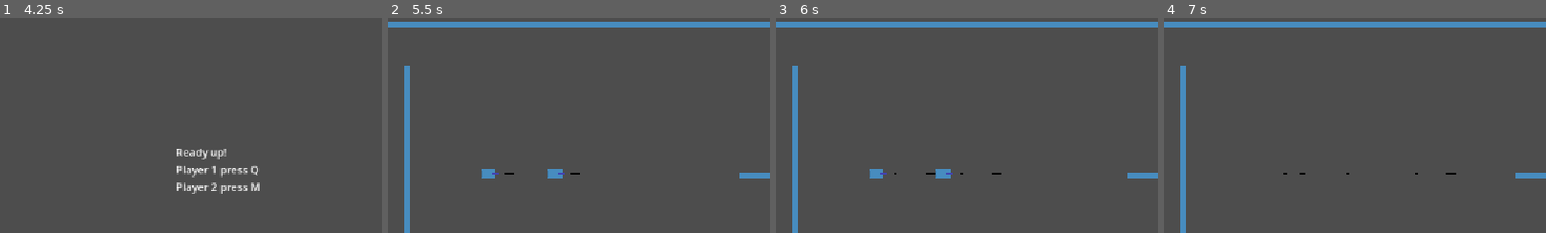
Above: before the commit, frames 1-4 (left to right).
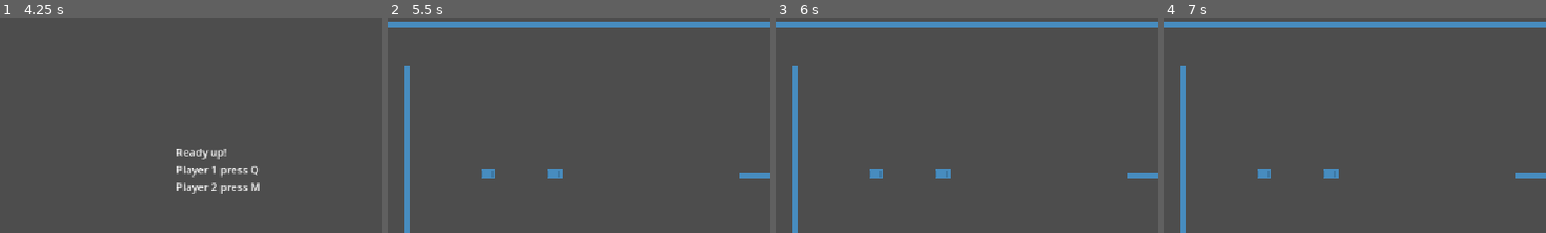
Above: after the commit, the same moments.

Repository: JoeyGiordano/TankTrouble2
Game: Godot game, scene res://game_container/game_container.tscn
Two runs of this game, one before a commit and one after it. Both use one fixed random seed, a clock stepped at 60 frames per second and the inputs below. The engine's default icon, where the game draws it, is replaced by a stand-in: a white triangle on a blue panel in a dark square.
Inputs:
- Up to frame 1 (4.25 s): click "[CutSceneOver]" at 0.5 s; click "Play" at 1.25 s; tap Q (tank1_shoot) at 2, 2.75, 3.5 s; hold 9 2.03-2.78 s; tap 4 at 2.3, 2.85, 3.8 s; tap 9 at 3.05 s; hold Q (tank1_shoot) from 3.53 s (still down)
- Up to frame 2 (5.5 s): release Q (tank1_shoot) at 4.28 s; tap M (tank2_shoot) at 4.35 s; tap 9 at 4.55 s; tap Enter at 5 s; hold 9 from 5.03 s (still down); tap 4 at 5.3 s
- Up to frame 3 (6 s): tap 0 (DEBUG_SKIP) at 5.65 s; tap Space at 5.75 s; release 9 at 5.78 s; tap 4 at 5.85 s
- Up to frame 4 (7 s): tap 9 at 6.05 s; tap ' (DEBUG_COMMAND, bound only after the commit) at 6.4 s; hold 9 from 6.53 s (still down); tap 4 at 6.8 s
The pictures show only the part of the screen within x 9-59%, y 0-50%; the shares and areas given below are measured in that part.

Frame 1 is identical in both runs. In frame 2, 0.1% of the frame differs, in the area x 27-51%, y 71-75%; in frame 3, 0.1%; in frame 4, 0.4%, in the area x 24-77%, y 70-75%.

Commit message:
Redid Everything
Got gun collision shape sprite stuff all re structured into TankLoadout
Trying to shake a corruption rn

Diff:
--- a/game/bullets/default_bullet/default_bullet.gd
+++ b/game/bullets/default_bullet/default_bullet.gd
@@ -18,7 +18,6 @@
 		queue_free()
 
 func on_body_entered(body : Node) : #contact_monitor must be set to true and max_contacts_reported must be >0
-	print(body.name)
 	if body is TankRigidbody :
 		assert(body is TankRigidbody)
 		body.tank.die()
--- a/game/gun/default_gun/default_gun.tscn
+++ /dev/null
@@ -1,18 +0,0 @@
-[gd_scene load_steps=3 format=3 uid="uid://cj5vegfgtuubx"]
-
-[ext_resource type="Script" uid="uid://cgubog5r5kaxx" path="res://game/gun/default_gun/default_gun.gd" id="1_eti07"]
-[ext_resource type="Texture2D" uid="uid://dxe5rsvu84bgc" path="res://icon.svg" id="2_y57g7"]
-
-[node name="DefaultGun" type="Node2D"]
-script = ExtResource("1_eti07")
-
-[node name="BarrelSprite" type="Sprite2D" parent="."]
-modulate = Color(0.942703, 0.481239, 0.933172, 1)
-position = Vector2(10.875, -4.47035e-08)
-scale = Vector2(10.25, 4)
-texture = ExtResource("2_y57g7")
-region_enabled = true
-region_rect = Rect2(63, 68, 1, 1)
-
-[node name="Guntip" type="Node2D" parent="."]
-position = Vector2(19, 0)
--- a/game/gun/do_nothing_gun.tscn
+++ /dev/null
@@ -1,6 +0,0 @@
-[gd_scene load_steps=2 format=3 uid="uid://cxfgg320kh365"]
-
-[ext_resource type="Script" uid="uid://bw3jcydc42psk" path="res://game/gun/gun.gd" id="1_m063o"]
-
-[node name="DoNothingGun" type="Node2D"]
-script = ExtResource("1_m063o")
--- a/game/gun/gun.gd
+++ /dev/null
@@ -1,20 +0,0 @@
-extends Node2D
-class_name Gun
-
-
-func shoot() :
-	#should be overridden by child class
-	#print("shot fired")
-	pass
-
-func forward() -> Vector2 :
-	return transform.x
-
-func backward() -> Vector2 :
-	return -transform.x
-
-func left() -> Vector2 :
-	return -transform.y
-
-func right() -> Vector2 :
-	return transform.y
--- a/game/tank/gun_holder.gd
+++ /dev/null
@@ -1,30 +0,0 @@
-extends Node2D
-class_name GunHolder
-
-@onready var tank : Tank = get_parent().get_parent()
-
-@onready var do_nothing_gun : PackedScene = preload("res://game/gun/do_nothing_gun.tscn")
-@onready var default_gun : PackedScene = preload("res://game/gun/default_gun/default_gun.tscn")
-
-@onready var gun_dict = {
-	"do_nothing" : do_nothing_gun,
-	"default" : default_gun
-}
-
-func switch_to_gun(gun_scene_name : String) :
-	#switch to a scene with the name scene_name
-	var gun_scene : PackedScene = get_gun_scene(gun_scene_name)
-	get_current_gun().queue_free()
-	var g : Gun = gun_scene.instantiate()
-	add_child(g)
-	tank.collision_polygon.set_polygon_by_gun_name(gun_scene_name)
-
-func get_gun_scene(gun_scene_name : String) -> PackedScene:
-	#return the PackedScene with the name scene_name, or return a random stage
-	if !gun_dict.has(gun_scene_name) :
-		print("Scene " + gun_scene_name + " is not in scene dict.")
-		return do_nothing_gun
-	return gun_dict[gun_scene_name]
-
-func get_current_gun() -> Gun :
-	return get_child(0)
--- a/game/gun/default_gun/default_gun.gd
+++ b/game/tank/loadouts/default/default_tankloadout.gd
@@ -1,19 +1,16 @@
-extends Gun
-class_name DefaultGun
+extends TankLoadout
+class_name DefaultTankLoadout
 
-@onready var guntip : Node2D = $Guntip
+@onready var guntip = $Guntip
 
 var max_bullets : int = 5
 var bullets : Array[DefaultBullet] = []
-
-func _process(delta):
-	if Input.is_key_pressed(KEY_4) : shoot()
 
 func shoot() :
 	update_bullets()
 	if bullets.size() == max_bullets : return
 
-	var b = DefaultBullet.instantiate(guntip.global_position, 100, forward(), 7)
+	var b = DefaultBullet.instantiate(guntip.global_position, 100, tank_rigidbody.forward(), 7)
 	bullets.append(b)
 	#play shoot sound and anim
 
--- /dev/null
+++ b/game/tank/loadouts/default/default_tankloadout.tscn
@@ -0,0 +1,32 @@
+[gd_scene load_steps=3 format=3 uid="uid://bc3gcesms2j6x"]
+
+[ext_resource type="Script" uid="uid://bv2tmy5whtrkg" path="res://game/tank/loadouts/default/default_tankloadout.gd" id="1_f1pdn"]
+[ext_resource type="Texture2D" uid="uid://dxe5rsvu84bgc" path="res://icon.svg" id="1_oitnw"]
+
+[node name="DefaultTankloadout" type="CollisionPolygon2D"]
+polygon = PackedVector2Array(-11, -7, 11, -7, 11, -2, 15, -2, 15, 1, 11, 1, 11, 7, -11, 7)
+script = ExtResource("1_f1pdn")
+
+[node name="BodySprite" type="Sprite2D" parent="."]
+scale = Vector2(22, 14)
+texture = ExtResource("1_oitnw")
+region_enabled = true
+region_rect = Rect2(63, 68, 1, 1)
+
+[node name="BackSprite" type="Sprite2D" parent="."]
+modulate = Color(0.858218, 0.858218, 0.858218, 1)
+position = Vector2(-9.25, 0.25)
+scale = Vector2(2.5, 9.5)
+texture = ExtResource("1_oitnw")
+region_enabled = true
+region_rect = Rect2(63, 68, 1, 1)
+
+[node name="BackSprite2" type="Sprite2D" parent="."]
+modulate = Color(0.858218, 0.858218, 0.858218, 1)
+position = Vector2(6, 0)
+scale = Vector2(2.5, 9.5)
+texture = ExtResource("1_oitnw")
+region_enabled = true
+region_rect = Rect2(63, 68, 1, 1)
+
+[node name="Guntip" type="Node2D" parent="."]
--- /dev/null
+++ b/game/tank/loadouts/empty/empty_tankloadout.tscn
@@ -0,0 +1,22 @@
+[gd_scene load_steps=3 format=3 uid="uid://mm0rgh4l6ngd"]
+
+[ext_resource type="Texture2D" uid="uid://dxe5rsvu84bgc" path="res://icon.svg" id="1_3nvgk"]
+[ext_resource type="Script" uid="uid://df533ltfno6qp" path="res://game/tank/loadouts/tank_loadout.gd" id="1_etu3h"]
+
+[node name="EmptyTankloadout" type="CollisionPolygon2D"]
+polygon = PackedVector2Array(-11, -7, 11, -7, 11, 7, -11, 7)
+script = ExtResource("1_etu3h")
+
+[node name="BodySprite" type="Sprite2D" parent="."]
+scale = Vector2(22, 14)
+texture = ExtResource("1_3nvgk")
+region_enabled = true
+region_rect = Rect2(63, 68, 1, 1)
+
+[node name="BackSprite" type="Sprite2D" parent="."]
+modulate = Color(0.858218, 0.858218, 0.858218, 1)
+position = Vector2(-9.25, 0.25)
+scale = Vector2(2.5, 9.5)
+texture = ExtResource("1_3nvgk")
+region_enabled = true
+region_rect = Rect2(63, 68, 1, 1)
--- /dev/null
+++ b/game/tank/loadouts/tank_loadout.gd
@@ -0,0 +1,35 @@
+extends CollisionPolygon2D #getting an error like "Script Inherits from native type..."? Make sure your tank loadout is of type CollisionPolygon2D
+class_name TankLoadout
+
+static var empty : PackedScene = preload("res://game/tank/loadouts/empty/empty_tankloadout.tscn")
+static var default : PackedScene = preload("res://game/tank/loadouts/default/default_tankloadout.tscn")
+
+enum Type {
+	EMPTY,
+	DEFAULT
+}
+
+@onready var tank_rigidbody : TankRigidbody = get_parent()
+
+func shoot() :
+	#should be overridden by child class
+	#print("shot fired")
+	pass
+
+func end_shoot() :
+	#can be overridden by child class
+	#print("shoot button lifted")
+	pass
+
+static func instantiate(parent : RigidBody2D, type : Type) -> TankLoadout :
+	#should be overriden by child class
+	var tl : TankLoadout
+	match type :
+		Type.EMPTY :
+			tl = empty.instantiate()
+		Type.DEFAULT :
+			tl = default.instantiate()
+		_ :
+			tl = default.instantiate()
+	parent.add_child(tl)
+	return tl
--- a/game/tank/rigidbody/tank_rigidbody.gd
+++ b/game/tank/rigidbody/tank_rigidbody.gd
@@ -26,6 +26,24 @@
 	else :
 		angular_velocity = 0
 
+## Loadout Management
+
+func get_loadout() -> TankLoadout :
+	return get_child(0)
+
+func replace_loadout(type : TankLoadout.Type) :
+	#using call_deferred ensures that _replace_loadout is not called during a physics frame, loadouts are collsion objects and switching a rigidbody's collision object mid physics update can be bad
+	print("hehrsssxxxx")
+	call_deferred("_replace_loadout", type)
+
+func _replace_loadout(type : TankLoadout.Type) :
+	print("hehrsss")
+	#destroy the old tank loadout
+	get_child(0).queue_free()
+	remove_child(get_child(0))
+	#create a new tank loadout as a child of this node
+	TankLoadout.instantiate(self, type)
+
 ## Resource
 
 func teleport_to(new_global_position : Vector2) :
--- a/game/tank/tank.gd
+++ b/game/tank/tank.gd
@@ -5,8 +5,6 @@
 
 var stats #TODO
 @onready var tank_rigidbody : TankRigidbody = $TankRigidbody
-@onready var gun_holder : GunHolder = $TankRigidbody/GunHolder
-@onready var collision_polygon : TankCollisionPolygon = $TankRigidbody/TankCollisionPolygon
 static var tank_scene : PackedScene = preload("res://game/tank/tank.tscn")
 
 var collision_mask : int
@@ -19,20 +17,34 @@
 	collision_mask = tank_rigidbody.collision_mask #save the normal collision mask for later
 
 func _process(delta):
+	DEBUG_PROCESS()
 	get_movement_input()
+	#shoot logic
+	if Input.is_action_just_pressed(get_input_tag("_shoot")) :
+		shoot()
+	if Input.is_action_just_released(get_input_tag("_shoot")) :
+		end_shoot() #for loadouts where the release of the shoot hey also has an effect
 
 func _physics_process(delta):
 	if !input_locked :
 		tank_rigidbody.move_and_rotate()
-		#play movement anim, depending on what it is, it could go in its own node
-		if Input.is_action_just_pressed(get_input_tag("_shoot")) :
-			gun_holder.get_current_gun().shoot()
+
+func DEBUG_PROCESS() :
+	#place to put debug controls
+	if Input.is_action_just_pressed("DEBUG_COMMAND") : #for this if, you have to press 9 before debug command
+		if Input.is_key_pressed(KEY_9) :
+			change_loadout(TankLoadout.Type.EMPTY)
+		if Input.is_key_pressed(KEY_0) :
+			change_loadout(TankLoadout.Type.DEFAULT)
+
+
+## Misc Methods
 
 func begin_round(position : Vector2) :
 	#called at the beginning of every round
 	#all of the relevant bools should get set here
 	dead = false
-	gun_holder.switch_to_gun("default")
+	change_loadout(TankLoadout.Type.DEFAULT)
 	add_to_game(position)
 	unlock()
 
@@ -49,7 +61,16 @@
 	dead = true
 	GameManager.GM.tank_died()
 
-#INPUT
+func shoot() :
+	tank_rigidbody.get_loadout().shoot()
+
+func end_shoot() :
+	tank_rigidbody.get_loadout().end_shoot()
+
+func change_loadout(type : TankLoadout.Type) :
+	tank_rigidbody.replace_loadout(type)
+
+##INPUT
 
 func get_movement_input() :
 	move_input.x = Input.get_axis(get_input_tag("_left"), get_input_tag("_right"))
@@ -69,7 +90,7 @@
 func get_input_tag(action : String = "") -> String :
 	return "tank" + str(id) + action
 
-#MISC RESOURCE
+##MISC RESOURCE
 
 func lock() :
 	#disallows player/npc script from controlling tank, should be used for scene transitions etc
--- a/game/tank/tank.tscn
+++ b/game/tank/tank.tscn
@@ -1,11 +1,8 @@
-[gd_scene load_steps=8 format=3 uid="uid://ddq1u3wwk2bwj"]
+[gd_scene load_steps=5 format=3 uid="uid://ddq1u3wwk2bwj"]
 
 [ext_resource type="Script" uid="uid://b2q2mhktsf8jw" path="res://game/tank/tank.gd" id="1_77ink"]
-[ext_resource type="Texture2D" uid="uid://dxe5rsvu84bgc" path="res://icon.svg" id="2_1ealj"]
 [ext_resource type="Script" uid="uid://bxduchl0yk352" path="res://game/tank/rigidbody/tank_rigidbody.gd" id="2_2mifv"]
-[ext_resource type="Script" uid="uid://cvhwo47qx3ekq" path="res://game/tank/tank_collision_polygon.gd" id="3_fa0tr"]
-[ext_resource type="Script" uid="uid://bpfhkfvwrtgli" path="res://game/tank/gun_holder.gd" id="4_tldmv"]
-[ext_resource type="PackedScene" uid="uid://cj5vegfgtuubx" path="res://game/gun/default_gun/default_gun.tscn" id="5_tldmv"]
+[ext_resource type="PackedScene" uid="uid://bc3gcesms2j6x" path="res://game/tank/loadouts/default/default_tankloadout.tscn" id="3_ilbjp"]
 
 [sub_resource type="PhysicsMaterial" id="PhysicsMaterial_p4mbc"]
 friction = 0.5
@@ -19,35 +16,4 @@
 gravity_scale = 0.0
 script = ExtResource("2_2mifv")
 
-[node name="TankCollisionPolygon" type="CollisionPolygon2D" parent="TankRigidbody"]
-polygon = PackedVector2Array(11, -7, 11, 7, -11, 7, -11, -7)
-script = ExtResource("3_fa0tr")
-
-[node name="rect" type="Polygon2D" parent="TankRigidbody/TankCollisionPolygon"]
-color = Color(1, 1, 1, 0)
-polygon = PackedVector2Array(11, -7, 11, 7, -11, 7, -11, -7)
-
-[node name="default" type="Polygon2D" parent="TankRigidbody/TankCollisionPolygon"]
-color = Color(1, 1, 1, 0)
-polygon = PackedVector2Array(11, -7, 11, -2, 16, -2, 16, 2, 11, 2, 11, 7, -11, 7, -11, -7)
-
-[node name="Visuals" type="Node2D" parent="TankRigidbody"]
-
-[node name="BodySprite" type="Sprite2D" parent="TankRigidbody/Visuals"]
-scale = Vector2(22, 14)
-texture = ExtResource("2_1ealj")
-region_enabled = true
-region_rect = Rect2(63, 68, 1, 1)
-
-[node name="BackIcon" type="Sprite2D" parent="TankRigidbody/Visuals"]
-modulate = Color(0.858218, 0.858218, 0.858218, 1)
-position = Vector2(-9.25, 0.25)
-scale = Vector2(2.5, 9.5)
-texture = ExtResource("2_1ealj")
-region_enabled = true
-region_rect = Rect2(63, 68, 1, 1)
-
-[node name="GunHolder" type="Node2D" parent="TankRigidbody"]
-script = ExtResource("4_tldmv")
-
-[node name="DefaultGun" parent="TankRigidbody/GunHolder" instance=ExtResource("5_tldmv")]
+[node name="DefaultTankloadout" parent="TankRigidbody" instance=ExtResource("3_ilbjp")]
--- a/game/tank/tank_collision_polygon.gd
+++ /dev/null
@@ -1,18 +0,0 @@
-extends CollisionPolygon2D
-class_name TankCollisionPolygon
-
-func set_polygon_by_gun_name(gun_name : String) :
-	match gun_name :
-		"do_nothing" : set_polygon_("rect")
-		"default" : set_polygon_("default")
-		_ :
-			print("unrecognized gun name")
-			set_polygon_("rect")
-
-func set_polygon_(polygon_name : String) :
-	var p : Polygon2D
-	for i in get_child_count():
-		if get_child(i).name == polygon_name :
-			polygon = get_child(i).polygon
-			return
-	print("unrecognized polygon name")
--- a/project.godot
+++ b/project.godot
@@ -62,9 +62,9 @@
 "events": [Object(InputEventKey,"resource_local_to_scene":false,"resource_name":"","device":-1,"window_id":0,"alt_press …(195 unchanged characters)…
 ]
 }
-DEBUG_SKIP={
+DEBUG_COMMAND={
 "deadzone": 0.2,
-"events": [Object(InputEventKey,"resource_local_to_scene":fa …(140 unchanged characters)… d":false,"keycode":0,"physical_keycode":48,"key_label":0,"unicode":48,"location":0,"echo":false,"script":null)
+"events": [Object(InputEventKey,"resource_local_to_scene":fa …(140 unchanged characters)… d":false,"keycode":0,"physical_keycode":39,"key_label":0,"unicode":39,"location":0,"echo":false,"script":null)
 ]
 }
 DEBUG_QUIT={
@@ -82,6 +82,11 @@
 "events": [Object(InputEventKey,"resource_local_to_scene":false,"resource_name":"","device":-1,"window_id":0,"alt_press …(192 unchanged characters)…
 ]
 }
+DEBUG_SKIP={
+"deadzone": 0.2,
+"events": [Object(InputEventKey,"resource_local_to_scene":false,"resource_name":"","device":-1,"window_id":0,"alt_pressed":false,"shift_pressed":false,"ctrl_pressed":false,"meta_pressed":false,"pressed":false,"keycode":0,"physical_keycode":48,"key_label":0,"unicode":48,"location":0,"echo":false,"script":null)
+]
+}
 
 [rendering]
 
--- a/shell_scenes/switch_to_scene.gd
+++ b/shell_scenes/switch_to_scene.gd
@@ -7,7 +7,7 @@
 	#connect the button's pressed signal to on_pressed()
 	connect("pressed", on_pressed)
 
-func _process(delta):
+func _process(deltas):
 	if quick_key && Input.is_action_just_pressed("DEBUG_SKIP"):
 		on_pressed()
 
Not shown, removed: game/gun/default_gun/default_gun.gd.uid
Not shown, removed: game/gun/gun.gd.uid
Not shown, removed: game/tank/gun_holder.gd.uid
Not shown, added: game/tank/loadouts/default/default_tankloadout.gd.uid
Not shown, added: game/tank/loadouts/tank_loadout.gd.uid
Not shown, removed: game/tank/tank_collision_polygon.gd.uid
